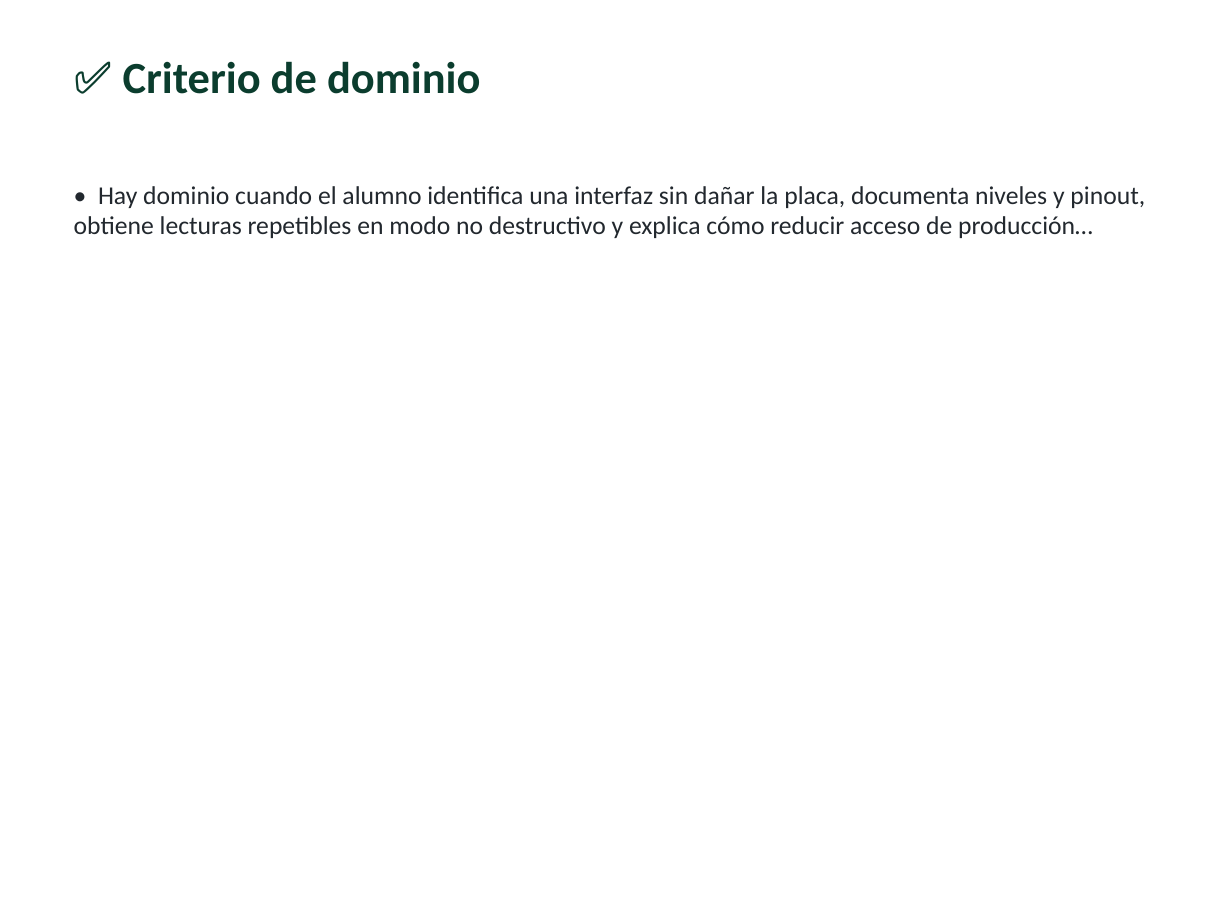
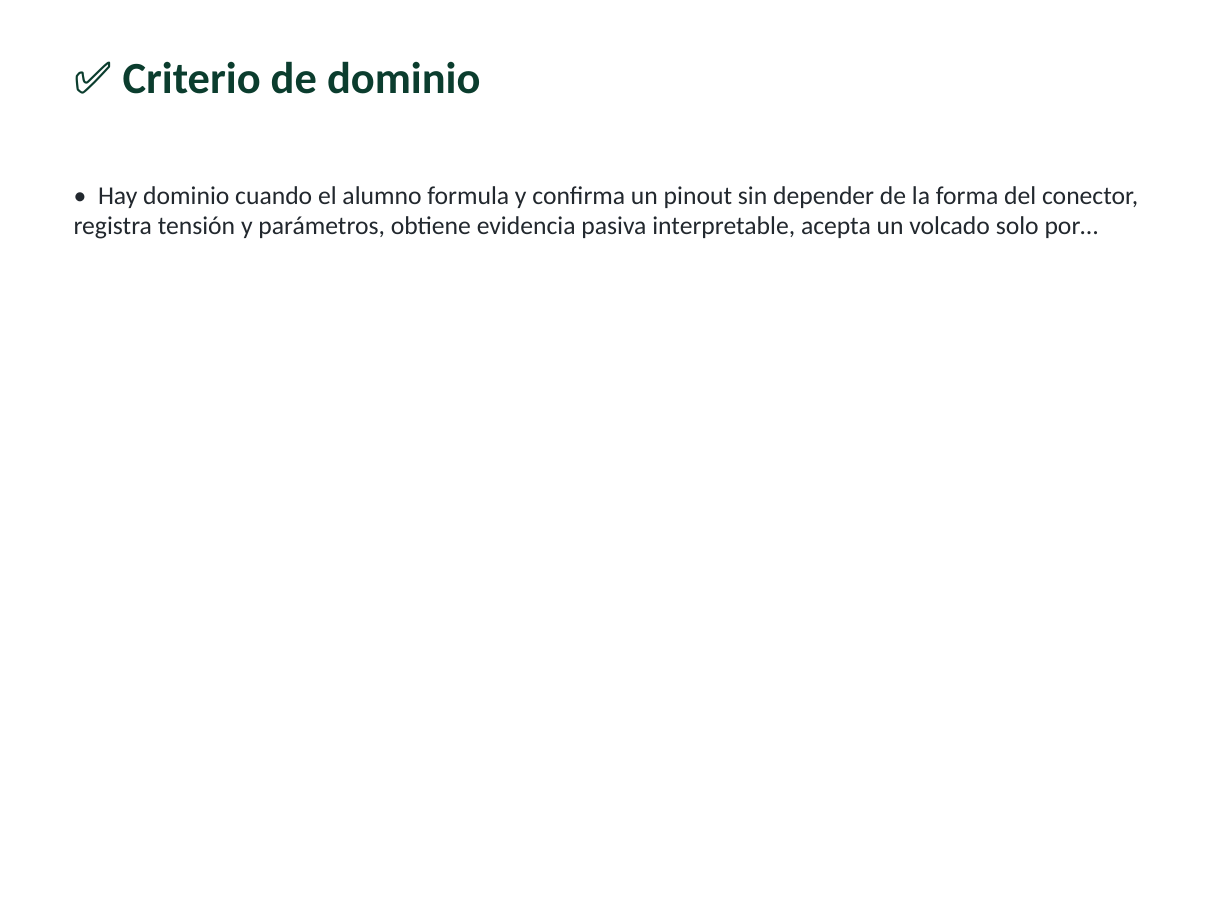
Before and after one commit to vladimiracunadev-create/modern-cybersecurity-program, a slide deck: slide 8 of classes/parte-13-seguridad-movil-iot-e-inalambrica/268-analisis-de-hardware-uart-jtag-y-spi/clase-268-presentacion.pptx (slide 7 before the commit). Drawn at 1232x924 pixels with LibreOffice and Linux fonts; fonts in the diff are those of the drawing. Boxes give left, top, right and bottom in pixels: in the first picture for what was removed or moved away, otherwise in the second. Text is boxed around its words. In the diff, an @@ line names an element or a change of style, - is before the commit and + after.

```diff
--- a/classes/parte-13-seguridad-movil-iot-e-inalambrica/268-analisis-de-hardware-uart-jtag-y-spi/clase-268-presentacion.pptx
+++ b/classes/parte-13-seguridad-movil-iot-e-inalambrica/268-analisis-de-hardware-uart-jtag-y-spi/clase-268-presentacion.pptx
@@ text at (74, 186, 1138, 239): text changed @@
-• Hay dominio cuando el alumno identifica una interfaz sin dañar la placa, documenta niveles y pinout, obtiene lecturas repetibles en modo no destructivo y explica cómo reducir acceso de producción…
+• Hay dominio cuando el alumno formula y confirma un pinout sin depender de la forma del conector, registra tensión y parámetros, obtiene evidencia pasiva interpretable, acepta un volcado solo por…
```
Also in this commit, not shown: 13 other slides changed, 2 slides added, 2 slides removed, 27 other files.
